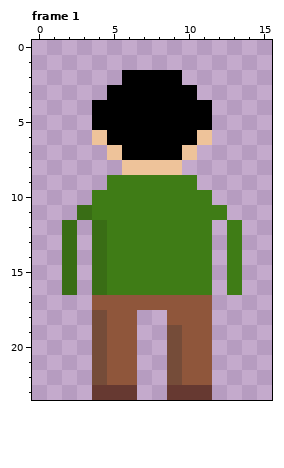
Pixel-art file -- art/player_up.aseprite. The picture above is the old version.
16x24 pixels, 1 frame. Shown: frame 1. The commit also changed other frames, which this record leaves out.
The same view after the edit:
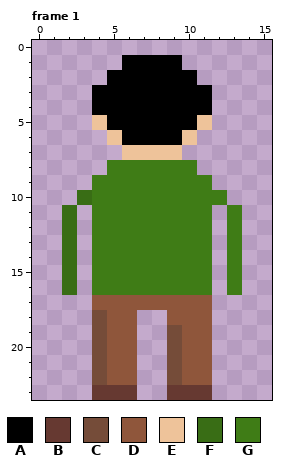
Palette (. is transparent): A #000000  B #663931  C #754c39  D #8f563b  E #eec39a  F #396d15  G #3f7c16
From old to new:
Changed rows in their new state; - is an unchanged pixel.
Frame 1:
first column x 2:
 1 ----AAAA----
 2 ---A----A---
 3 --A------A--
 5 --E------E--
 6 --.E----E.--
 7 ---.EEEE.---
 8 ---GGGGGG---
 9 --G------G--
10 -F--------G-
11 F.--------.G
12 --G---------
13 --G---------
14 --G---------
15 --G---------
16 --G---------
Changed places in both pictures, as pixel boxes (x1, y1, x2, y2):
changed: (62, 55, 242, 295)
